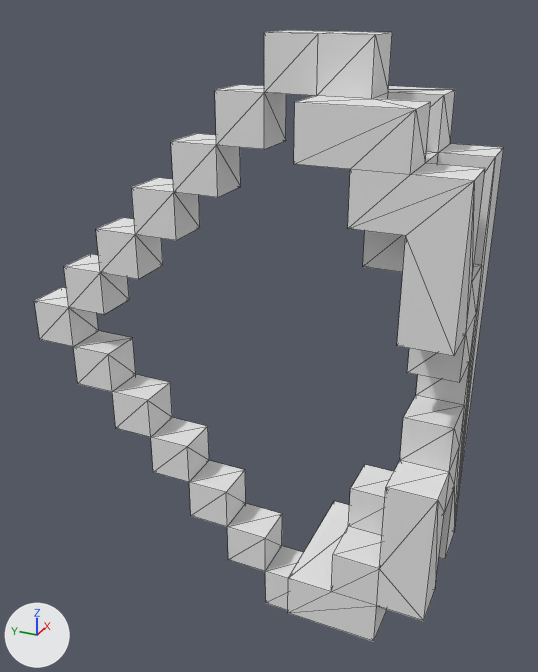
The OBJ model Assets/Assets/BowPull3.obj: old version first, new version second.
One viewpoint serves both versions: a 50 mm camera at (-1.271, -0.681, 1.359) aimed at (0.093, -0.067, 0.676). The axes (+X, +Y, +Z) are drawn at lower left. The lights are the same throughout. Mesh edges are drawn as thin lines. Where no turn or scale is listed for an object, it has been applied to the vertices. Vertices at the same position are counted once.

The first picture shows 'Untitled'.
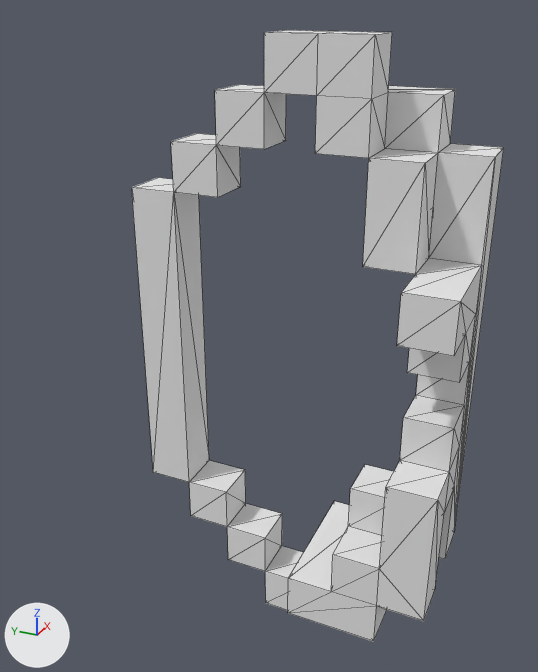
What changed in the scene script:
```text
Change me_untitled:
    used by ob_untitled; location = (0.0, 0.0, 0.0)
    remove me_untitled.from_pydata(...)  # 176 vertices, 360 faces; spans x -0.1..0.2, y -0.5..0.5, z 0.0..1.3
    add me_untitled.from_pydata(...)  # 130 vertices, 266 faces; spans x -0.1..0.2, y -0.5..0.2, z 0.0..1.3
    me_untitled part 1
    13 vertices are removed from x -0.1..0.0, y -0.5..-0.2, z 0.9..1.2
    43 faces are deleted
    3 vertices are added at (-0.1, -0.5, 0.9), (-0.1, -0.4, 0.9), (0.0, -0.2, 1.1)
    21 new faces join them
    me_untitled part 2
    36 vertices are removed from x 0.0..0.1, y 0.1..0.5, z 0.4..0.9
    80 faces are deleted
    8 new faces join them
```

Boxes (x1, y1, x2, y2) around the edits, measured in the pictures (538 x 672 px):
'Untitled', reshaped (21% narrower)
    before: (34, 30, 504, 642)
    after: (132, 30, 504, 642)
part 1 of me_untitled, cut back
    before: (294, 95, 485, 356)
    after: (315, 96, 482, 356)
part 2 of me_untitled, cut back
    before: (34, 188, 209, 482)
    after: (132, 188, 209, 482)
